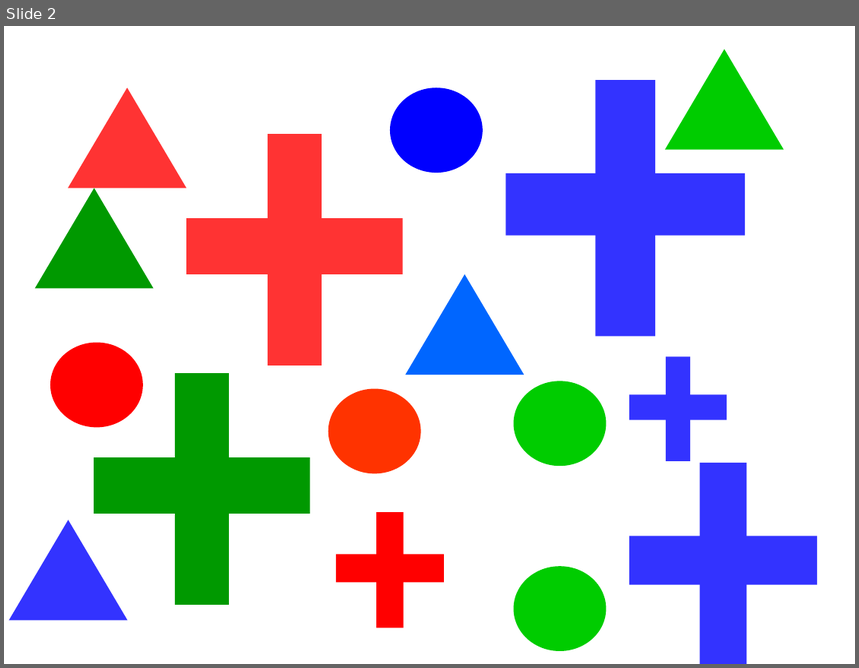
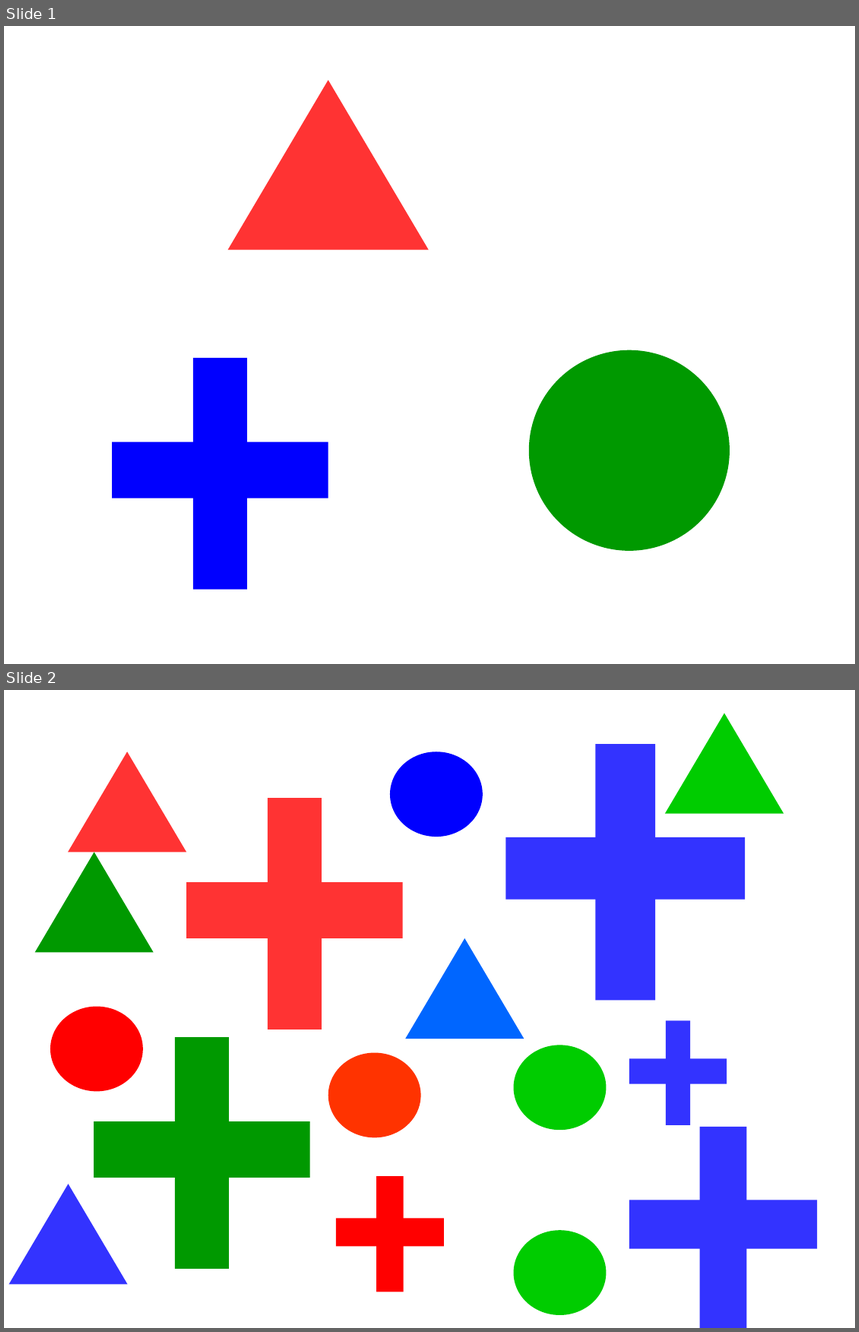
Before and after one commit to ron1818/Singaboat_RobotX2016, a slide deck: robotx_vision/scripts/image/flags.odp. Shown one above the other, each under a label of ours: slide 2 before the commit, slides 1 and 2 after it. The pictures are 859x668 and 859x1332 pixels, drawn with LibreOffice and Linux fonts; fonts in the diff are those of the drawing. Boxes give left, top, right and bottom in pixels: in the first picture for what was removed or moved away, otherwise in the second. Text is boxed around its words. In the diff, an @@ line names an element or a change of style, - is before the commit and + after.

```diff
--- a/robotx_vision/scripts/image/flags.odp
+++ b/robotx_vision/scripts/image/flags.odp
@@ slide 1 added at [4,26,855,664], background #FFFFFF @@
@@ triangle added at [228,80,429,250], fill #FF3333 @@
@@ rectangle added at [193,358,247,590], fill #0000FF @@
@@ ellipse added at [529,351,730,551], fill #009900 @@
@@ rectangle added at [112,442,329,499], fill #0000FF @@
```
Also in this commit, not shown: 1 other slide added, 2 slides removed, 7 other files.
